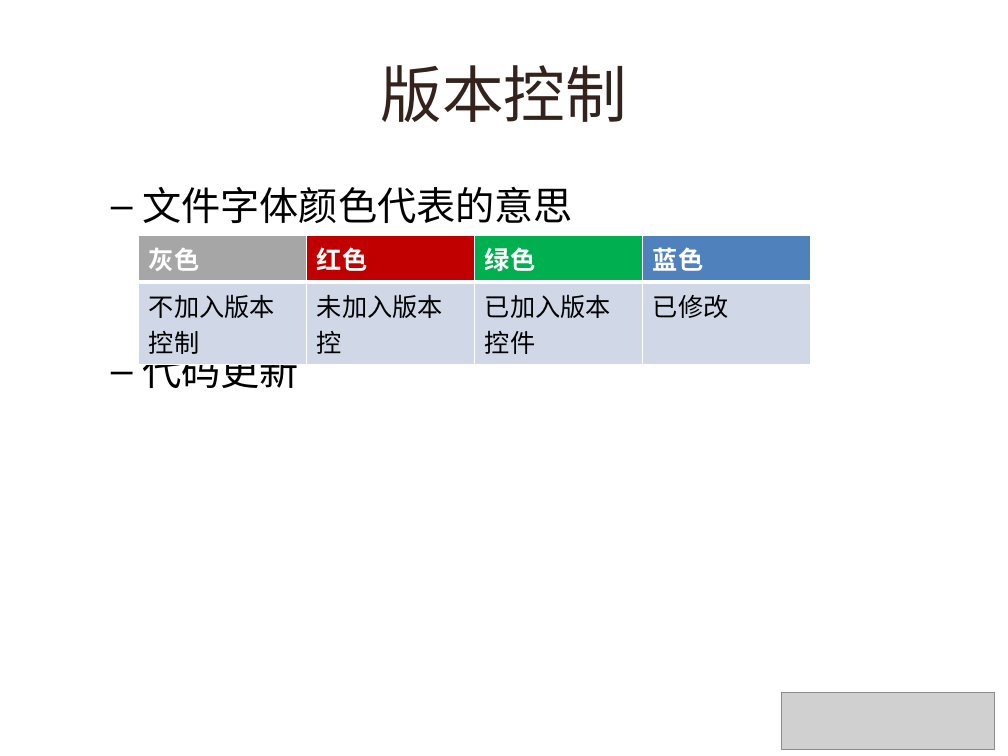
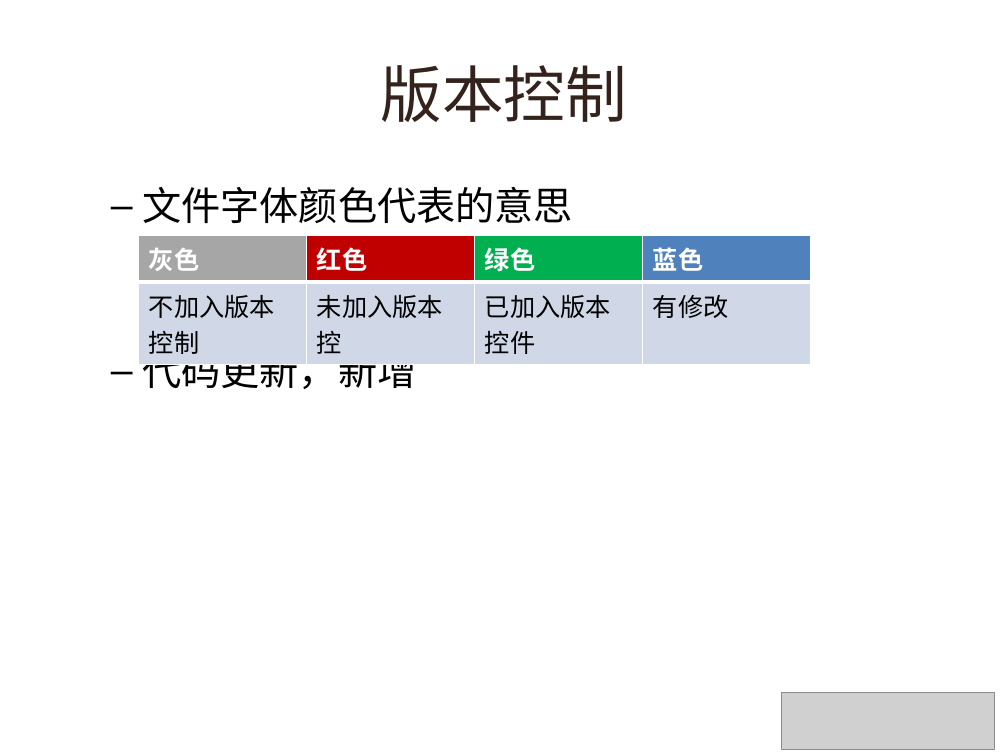
Before and after one commit to lynzz/myshare, a slide deck: slide 8 of 201311/webstorm.pptx. Drawn at 1008x756 pixels with LibreOffice and Linux fonts; fonts in the diff are those of the drawing; grey boxes stand for pictures; background and template pictures are left out. Boxes give left, top, right and bottom in pixels: in the first picture for what was removed or moved away, otherwise in the second. Text is boxed around its words. In the diff, an @@ line names an element or a change of style, - is before the commit and + after.

```diff
--- a/201311/webstorm.pptx
+++ b/201311/webstorm.pptx
@@ table at [139, 235, 812, 358] @@
-row 2, column 4: 已修改
+row 2, column 4: 有修改
@@ text at [142, 345, 416, 396]: text changed @@
-  – 代码更新
+  – 代码更新，新增
```
Also in this commit, not shown: 3 other slides changed, 3 slides added, 3 slides removed.
